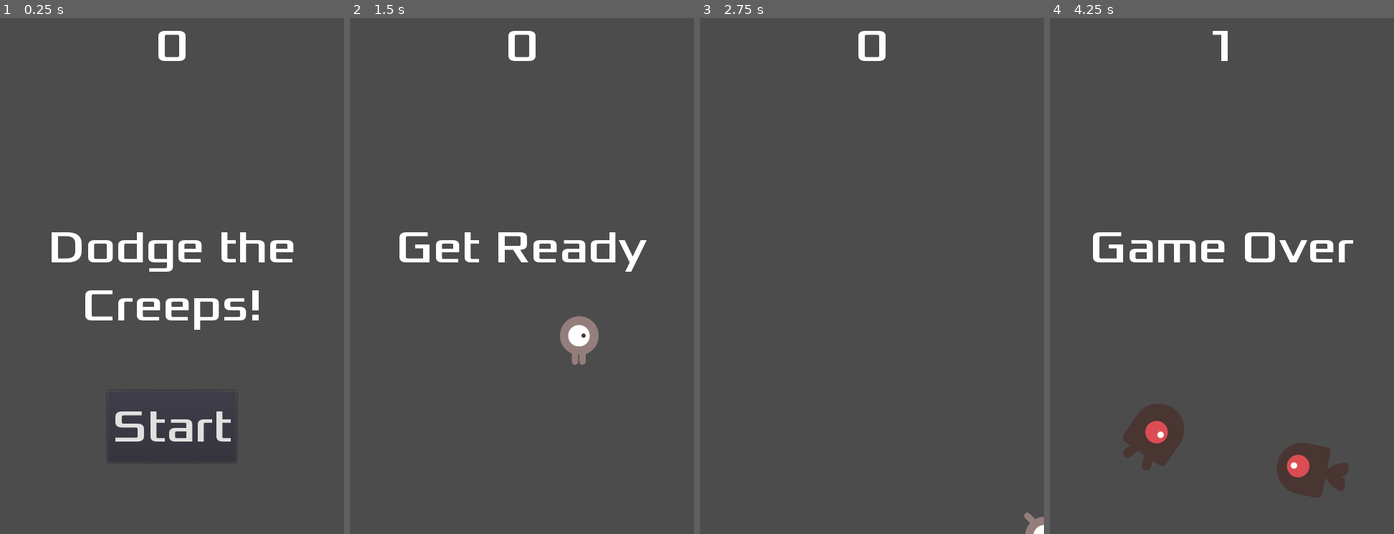
Above: before the commit, frames 1-4 (left to right).
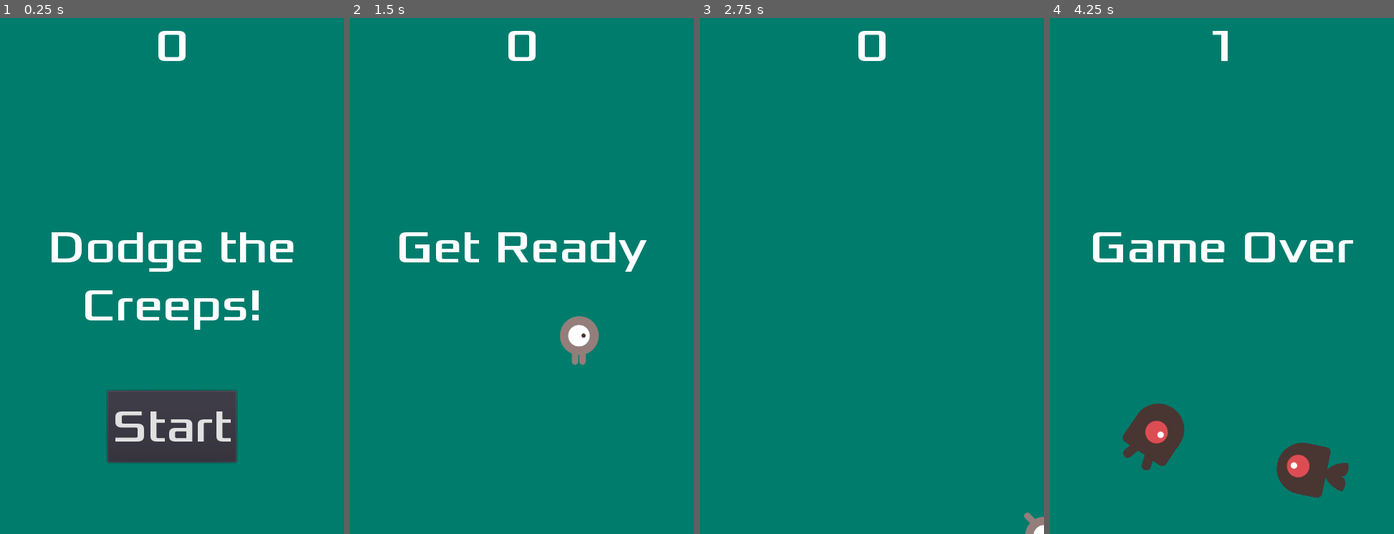
Above: after the commit, the same moments.

Repository: Luckybatwing/first-2d-game
Game: Godot game, scene res://Main.tscn
Same seed, same stepped clock (60 frames per second), same inputs: the game is played once before the commit and once after it.
Inputs:
- Up to frame 1 (0.25 s): no input
- Up to frame 2 (1.5 s): click "Start" at 0.5 s; tap Enter at 1.25 s; hold D (move_right) from 1.28 s (still down); tap Space (start_game, bound only after the commit) at 1.35 s
- Up to frame 3 (2.75 s): release D (move_right) at 2.03 s; hold S (move_down) from 2.03 s (still down); tap Space (start_game, bound only after the commit) at 2.1 s
- Up to frame 4 (4.25 s): release S (move_down) at 2.78 s; hold D (move_right) 2.78-3.53 s; tap Space (start_game, bound only after the commit) at 2.85, 3.6 s; hold W (move_up) from 3.53 s (still down)

The runs differ from the first frame. In frame 1, 92% of the frame differs, in the area x 0-100%, y 0-100%; in frame 2, 97%; in frame 3, 100%; in frame 4, 95%.

Commit message:
Add background, music, & start shortcut

Diff:
--- a/HUD.tscn
+++ b/HUD.tscn
@@ -6,6 +6,12 @@
 [sub_resource type="DynamicFont" id=1]
 size = 64
 font_data = ExtResource( 1 )
+
+[sub_resource type="InputEventAction" id=2]
+action = "start_game"
+
+[sub_resource type="ShortCut" id=3]
+shortcut = SubResource( 2 )
 
 [node name="HUD" type="CanvasLayer"]
 script = ExtResource( 2 )
@@ -38,6 +44,7 @@
 margin_right = 90.0
 margin_bottom = -100.0
 custom_fonts/font = SubResource( 1 )
+shortcut = SubResource( 3 )
 text = "Start"
 
 [node name="MessageTimer" type="Timer" parent="."]
--- a/Main.gd
+++ b/Main.gd
@@ -12,6 +12,8 @@
 	$ScoreTimer.stop()
 	$MobTimer.stop()
 	$HUD.show_game_over()
+	$Music.stop()
+	$DeathSound.play()
 
 
 func new_game():
@@ -21,6 +23,7 @@
 	$HUD.update_score(score)
 	$HUD.show_message("Get Ready")
 	get_tree().call_group("mobs", "queue_free")
+	$Music.play()
 
 
 func _on_StartTimer_timeout():
--- a/Main.tscn
+++ b/Main.tscn
@@ -1,9 +1,11 @@
-[gd_scene load_steps=6 format=2]
+[gd_scene load_steps=8 format=2]
 
 [ext_resource path="res://Mob.tscn" type="PackedScene" id=1]
 [ext_resource path="res://Player.tscn" type="PackedScene" id=2]
 [ext_resource path="res://Main.gd" type="Script" id=3]
 [ext_resource path="res://HUD.tscn" type="PackedScene" id=4]
+[ext_resource path="res://art/gameover.wav" type="AudioStream" id=5]
+[ext_resource path="res://art/House In a Forest Loop.ogg" type="AudioStream" id=6]
 
 [sub_resource type="Curve2D" id=1]
 _data = {
@@ -13,6 +15,11 @@
 [node name="Main" type="Node"]
 script = ExtResource( 3 )
 mob_scene = ExtResource( 1 )
+
+[node name="ColorRect" type="ColorRect" parent="."]
+anchor_right = 1.0
+anchor_bottom = 1.0
+color = Color( 0, 0.490196, 0.431373, 1 )
 
 [node name="Player" parent="." instance=ExtResource( 2 )]
 
@@ -35,6 +42,12 @@
 
 [node name="HUD" parent="." instance=ExtResource( 4 )]
 
+[node name="Music" type="AudioStreamPlayer" parent="."]
+stream = ExtResource( 6 )
+
+[node name="DeathSound" type="AudioStreamPlayer" parent="."]
+stream = ExtResource( 5 )
+
 [connection signal="hit" from="Player" to="." method="game_over"]
 [connection signal="timeout" from="MobTimer" to="." method="_on_MobTimer_timeout"]
 [connection signal="timeout" from="ScoreTimer" to="." method="_on_ScoreTimer_timeout"]
--- a/project.godot
+++ b/project.godot
@@ -43,6 +43,11 @@
 "events": [ Object(InputEventKey,"resource_local_to_scene":false,"resource_name":"","device":0,"alt":false,"shift":false,"control":false,"meta":false,"command":false,"pressed":false,"scancode":68,"physical_scancode":0,"unicode":0,"echo":false,"script":null)
  ]
 }
+start_game={
+"deadzone": 0.5,
+"events": [ Object(InputEventKey,"resource_local_to_scene":false,"resource_name":"","device":0,"alt":false,"shift":false,"control":false,"meta":false,"command":false,"pressed":false,"scancode":32,"physical_scancode":0,"unicode":0,"echo":false,"script":null)
+ ]
+}
 
 [physics]
 
Not shown: 1 places in HUD.tscn that only renumber resources
